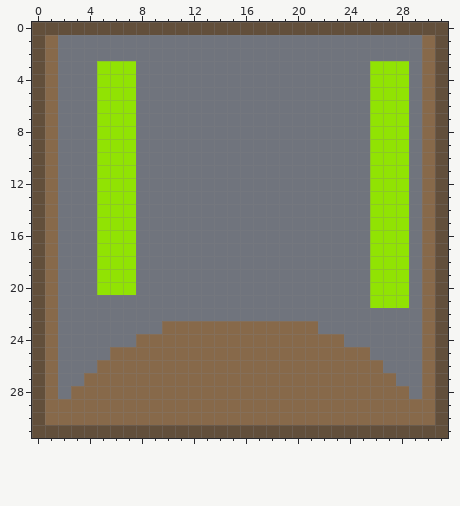
Two versions of one pixel-art sprite, images/import_tile.png. Above: the version before the commit.
The file is 32x32 pixels. Colours within 5 levels of each other are drawn and written as one.
The same view after the edit:
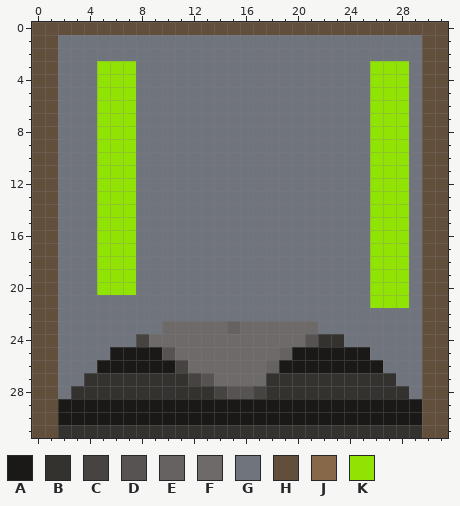
Palette (. is transparent): A #1b1917  B #34322f  C #464341  D #575352  E #676262  F #6f6a6a  G #70747d  H #624f3b  J #87694a  K #91e303
From old to new:
y 1..22: x 1 J -> H; x 30 J -> H
y 23: x 1 J -> H; x 10..21 JJJJJJJJJJJJ -> FFFFFEFFFFFF; x 30 J -> H
y 24: x 1 J -> H; x 8..23 JJJJJJJJJJJJJJJJ -> CFFFFFFFFFFFFDBB; x 30 J -> H
y 25: x 1 J -> H; x 6..25 JJJJJJJJJJJJJJJJJJJJ -> AAAADFFFFFFFFEAAAAAA; x 30 J -> H
y 26: x 1 J -> H; x 5..26 JJJJJJJJJJJJJJJJJJJJJJ -> AAAAAACFFFFFFEAAAAAAAA; x 30 J -> H
y 27: x 1 J -> H; x 4..27 JJJJJJJJJJJJJJJJJJJJJJJJ -> BBBBBBBBCDFFFFBBBBBBBBBB; x 30 J -> H
y 28: x 1 J -> H; x 3..28 JJJJJJJJJJJJJJJJJJJJJJJJJJ -> BBBBBBBBBBBCDDCBBBBBBBBBBB; x 30 J -> H
y 29..30: x 1..30 JJJJJJJJJJJJJJJJJJJJJJJJJJJJJJ -> HAAAAAAAAAAAAAAAAAAAAAAAAAAAAH
y 31: x 2..29 HHHHHHHHHHHHHHHHHHHHHHHHHHHH -> BBBBBBBBBBBBBBBBBBBBBBBBBBBB
